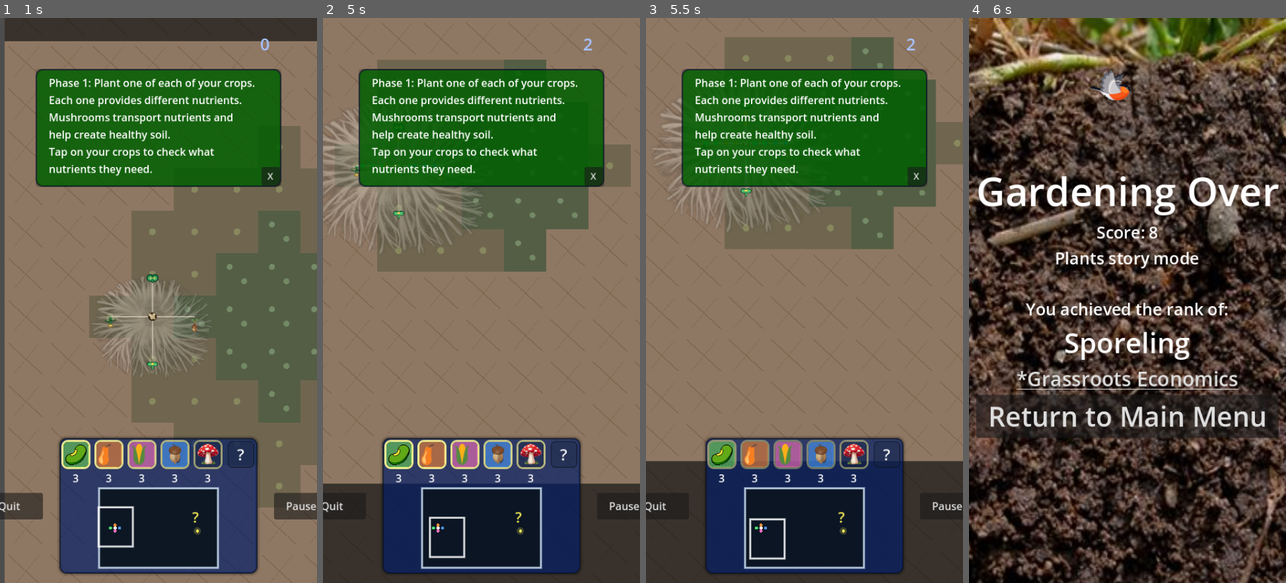
Above: before the commit, frames 1-4 (left to right).
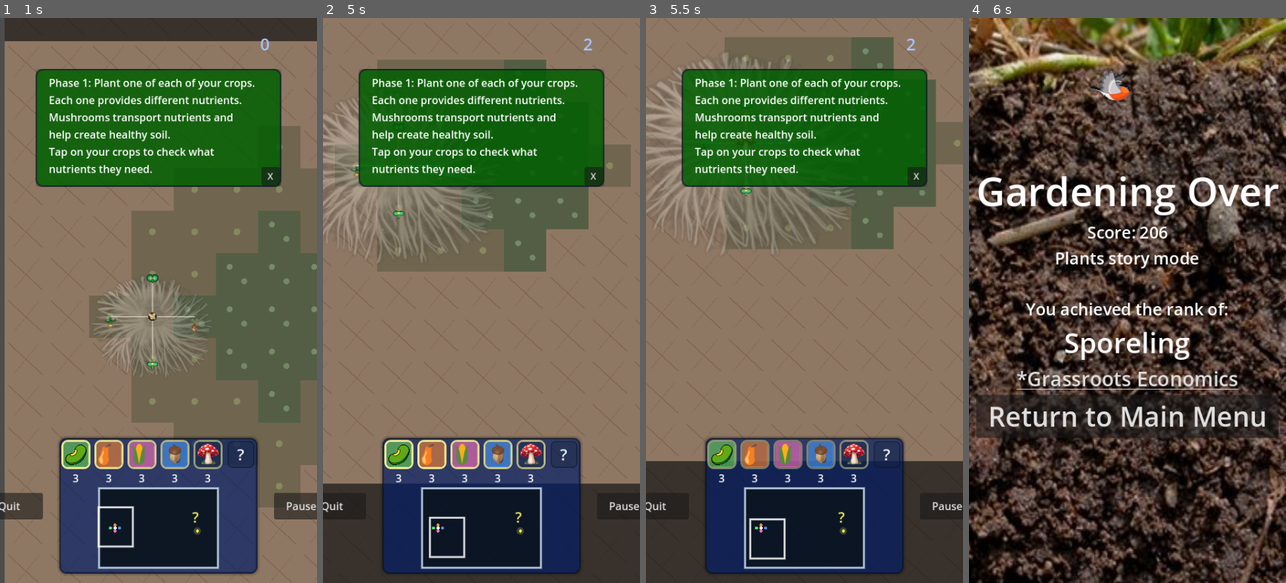
Above: after the commit, the same moments.

Repository: grassrootseconomics/mycofig
Game: Godot game, scene res://scenes/title_screen.tscn
The game is run twice, just before and just after one commit, with the same random seed, the same clock (stepped at 60 frames per second) and the same inputs.
Inputs (mouse positions are in pixels of both pictures, inside the frame that each line leads up to):
- Up to frame 1 (1 s): click "Story Mode" at 0.5 s
- Up to frame 2 (5 s): tap Enter at 1.25 s; drag from (481, 526) to (471, 300) at 1.27 s; drag from (418, 328) to (465, 413) at 2.02 s; move the mouse to (513, 176) at 2.77 s; hold Right (right) 2.78-3.5 s; tap D (cam_right) at 2.85 s; drag from (465, 413) to (386, 215) at 3.52 s; move the mouse to (576, 385) at 4.27 s; hold Left (left) from 4.28 s (still down); tap Space (shoot) at 4.35 s
- Up to frame 3 (5.5 s): release Left (left) at 5 s; drag from (709, 215) to (763, 164) at 5.02 s
- Up to frame 4 (6 s): move the mouse to (1143, 300) at 5.77 s; hold Down (down) from 5.78 s (still down); tap Q at 5.85 s; click (1143, 300) at 5.92 s

Frame 1 is identical in both runs. In frame 2, 1.3% of the frame differs, in the area x 0-54%, y 14-44%; in frame 3, 2.1%, in the area x 0-67%, y 6-42%; in frame 4, 0.3%.

Commit message:
m2: add centralized trade dispatch budgets and burst-safe emit paths

Diff:
--- a/global/global.gd
+++ b/global/global.gd
@@ -36,6 +36,13 @@
 var perf_tile_occupancy_queries = 0
 var perf_last_sample = {}
 var perf_run_metadata = {}
+var trade_dispatch_limit_enabled = true
+var trade_sender_rate_per_sec := 6.0
+var trade_sender_burst := 2.0
+var trade_link_rate_per_sec := 4.0
+var trade_link_burst := 1.0
+var _trade_sender_buckets: Dictionary = {}
+var _trade_link_buckets: Dictionary = {}
 
 
 
@@ -298,6 +305,7 @@
 	if is_mobile_platform:
 		# Smaller radius reduces partner scans and line churn on phones.
 		social_buddy_radius = 170
+	reset_trade_dispatch_budgets()
 
 
 func set_world_context(rect: Rect2, mode_id: String = "", scenario_id: String = "") -> void:
@@ -405,6 +413,79 @@
 			return 0.033
 
 
+func reset_trade_dispatch_budgets() -> void:
+	_trade_sender_buckets.clear()
+	_trade_link_buckets.clear()
+
+
+func _trade_sender_key(agent: Variant) -> String:
+	if not is_instance_valid(agent):
+		return ""
+	return str(int(agent.get_instance_id()))
+
+
+func _trade_link_key(from_agent: Variant, to_agent: Variant) -> String:
+	if not is_instance_valid(from_agent) or not is_instance_valid(to_agent):
+		return ""
+	return str(int(from_agent.get_instance_id()), "->", int(to_agent.get_instance_id()))
+
+
+func _refill_trade_bucket(store: Dictionary, key: String, rate_per_sec: float, burst: float, now_ms: int) -> Dictionary:
+	var tokens = maxf(burst, 0.0)
+	var last_ms = now_ms
+	if store.has(key):
+		var existing_variant = store.get(key, {})
+		if typeof(existing_variant) == TYPE_DICTIONARY:
+			var existing: Dictionary = existing_variant
+			tokens = float(existing.get("tokens", tokens))
+			last_ms = int(existing.get("last_ms", now_ms))
+	var elapsed_ms = maxi(now_ms - last_ms, 0)
+	var elapsed_sec = float(elapsed_ms) / 1000.0
+	tokens = minf(maxf(tokens + elapsed_sec * maxf(rate_per_sec, 0.0), 0.0), maxf(burst, 0.0))
+	var updated := {
+		"tokens": tokens,
+		"last_ms": now_ms
+	}
+	store[key] = updated
+	return updated
+
+
+func _consume_trade_bucket(store: Dictionary, key: String, rate_per_sec: float, burst: float, now_ms: int, cost: float = 1.0) -> bool:
+	var safe_cost = maxf(cost, 0.0)
+	if safe_cost <= 0.0:
+		return true
+	var updated = _refill_trade_bucket(store, key, rate_per_sec, burst, now_ms)
+	var tokens = float(updated.get("tokens", 0.0))
+	if tokens + 0.0001 < safe_cost:
+		return false
+	updated["tokens"] = maxf(tokens - safe_cost, 0.0)
+	store[key] = updated
+	return true
+
+
+func allow_trade_dispatch(from_agent: Variant, to_agent: Variant) -> bool:
+	if not trade_dispatch_limit_enabled:
+		return true
+	var sender_key = _trade_sender_key(from_agent)
+	if sender_key == "":
+		return true
+	var now_ms = Time.get_ticks_msec()
+	if not _consume_trade_bucket(_trade_sender_buckets, sender_key, trade_sender_rate_per_sec, trade_sender_burst, now_ms):
+		return false
+	var link_key = _trade_link_key(from_agent, to_agent)
+	if link_key == "":
+		return true
+	if _consume_trade_bucket(_trade_link_buckets, link_key, trade_link_rate_per_sec, trade_link_burst, now_ms):
+		return true
+	var sender_state_variant = _trade_sender_buckets.get(sender_key, {})
+	if typeof(sender_state_variant) == TYPE_DICTIONARY:
+		var sender_state: Dictionary = sender_state_variant
+		var sender_tokens = float(sender_state.get("tokens", 0.0))
+		sender_state["tokens"] = minf(sender_tokens + 1.0, maxf(trade_sender_burst, 0.0))
+		_trade_sender_buckets[sender_key] = sender_state
+	return false
+
+
 func perf_count_tile_occupancy_query() -> void:
 	perf_tile_occupancy_queries += 1
 
--- a/scenes/agent.gd
+++ b/scenes/agent.gd
@@ -1747,13 +1747,11 @@
 										if(assets[excess] <=0) :
 											print("WHAAAAAATTTTT:", assets )
 											print("excess:" , current_excess)
-										assets[excess] -= 1#amt_needed
-										bars[excess].value = assets[excess]
-										#print(excess_res, " value: ", bars[excess_res].value)
-										#bars[excess_res].update()
-										emit_signal("trade",path_dict)
-										logistics_ready = false
-										break
+										if _emit_trade_with_budget(path_dict):
+											assets[excess] -= 1#amt_needed
+											bars[excess].value = assets[excess]
+											logistics_ready = false
+											break
 										#trade.emit(path_dict)
 										#send what is in excess.
 
@@ -1836,6 +1834,17 @@
 	LevelHelpersRef.unregister_agent_occupancy(_get_level_root(), self)
 
 
+func _emit_trade_with_budget(path_dict: Dictionary) -> bool:
+	if typeof(path_dict) != TYPE_DICTIONARY:
+		return false
+	var from_agent = path_dict.get("from_agent", self)
+	var to_agent = path_dict.get("to_agent", null)
+	if not Global.allow_trade_dispatch(from_agent, to_agent):
+		return false
+	emit_signal("trade", path_dict)
+	return true
+
+
 func evaporate():
 
 	if assets["R"] > 0: #evaporate
@@ -1854,13 +1863,10 @@
 					"return_res": null,
 					"return_amt": 0,#amt_needed
 				}
-				#print(" .... sending a trade along, ", path_dict)
-				assets["R"] -= 1#amt_needed
-				bars["R"].value = assets["R"]
-				#print(excess_res, " value: ", bars[excess_res].value)
-				#bars[excess_res].update()
-				emit_signal("trade",path_dict)
-				break
+				if _emit_trade_with_budget(path_dict):
+					assets["R"] -= 1#amt_needed
+					bars["R"].value = assets["R"]
+					break
 
 
 
--- a/scenes/basket.gd
+++ b/scenes/basket.gd
@@ -84,10 +84,11 @@
 	var new_trade_queue = []
 	for trade in trade_queue:
 		if(assets[trade.trade_asset]>= trade.trade_amount):
-			assets[trade.trade_asset]-=trade.trade_amount
-			bars[trade.trade_asset].value = assets[trade.trade_asset]
-			emit_signal("trade",trade)
-
+			if _emit_trade_with_budget(trade):
+				assets[trade.trade_asset]-=trade.trade_amount
+				bars[trade.trade_asset].value = assets[trade.trade_asset]
+			else:
+				new_trade_queue.append(trade)
 		else:
 			new_trade_queue.append(trade)
 	trade_queue = new_trade_queue
@@ -150,13 +151,17 @@
 			if debug_mode:
 				print(" shuffle" )
 			var need_itter = 0
-			logistics_ready = false
+			var sent_trade := false
 			for child in trade_buddies: #children:
+				if sent_trade:
+					break
 				if(is_instance_valid(child)):
 					if child.type == 'myco' and child.name != self.name:
 						if debug_mode:
 							print(" child found: ", child.name )
 						for excess in keys_e:
+							if sent_trade:
+								break
 							if(child.assets.get(excess) != null):
 								if current_excess[excess] > 0 and assets[excess] > needs[excess] and child.assets[excess]<child.needs[excess]:
 									var path_dict = {
@@ -171,13 +176,11 @@
 									}
 									if debug_mode:
 										print(" .... sending a trade along, ", path_dict)
-									#print(" .... sending a trade along, ", path_dict)
-									assets[excess] -= 1#amt_needed
-									bars[excess].value = assets[excess]
-									#print(excess_res, " value: ", bars[excess_res].value)
-									#bars[excess_res].update()
-									emit_signal("trade",path_dict)
-									#
+									if _emit_trade_with_budget(path_dict):
+										assets[excess] -= 1#amt_needed
+										bars[excess].value = assets[excess]
+										logistics_ready = false
+										sent_trade = true
 									#break
 									#trade.emit(path_dict)
 									#send what is in excess.
@@ -311,9 +314,11 @@
 							"return_amt": null
 						}
 						if(assets[trade.return_asset]>= return_amount):
-							assets[trade.return_asset]-=return_amount
-							bars[trade.return_asset].value = assets[trade.return_asset]
-							emit_signal("trade",path_dict)
+							if _emit_trade_with_budget(path_dict):
+								assets[trade.return_asset]-=return_amount
+								bars[trade.return_asset].value = assets[trade.return_asset]
+							else:
+								trade_queue.append(path_dict)
 						else: #add to queue
 							trade_queue.append(path_dict)
 				else:
--- a/scenes/myco.gd
+++ b/scenes/myco.gd
@@ -487,13 +487,17 @@
 
 			if debug_mode:
 				print(" shuffle" )
-			logistics_ready = false
+			var sent_trade := false
 			for child in trade_buddies:
+				if sent_trade:
+					break
 				if(is_instance_valid(child)):
 					if child.type == 'myco' and child.name != self.name:
 						if debug_mode:
 							print(" child found: ", child.name )
 						for excess in keys_e:
+							if sent_trade:
+								break
 							if current_excess[excess] > 0 and assets[excess] > needs[excess] and child.assets[excess] < child.needs[excess]:
 								var path_dict = {
 									"from_agent": self,
@@ -507,9 +511,11 @@
 								}
 								if debug_mode:
 									print(" .... sending a trade along, ", path_dict)
-								assets[excess] -= 1
-								bars[excess].value = assets[excess]
-								emit_signal("trade", path_dict)
+								if _emit_trade_with_budget(path_dict):
+									assets[excess] -= 1
+									bars[excess].value = assets[excess]
+									logistics_ready = false
+									sent_trade = true
 
 
 func draw_selected_box():
@@ -562,9 +568,9 @@
 						"return_amt": null
 					}
 					if (assets[trade.return_asset] >= return_amount):
-						assets[trade.return_asset] -= return_amount
-						bars[trade.return_asset].value = assets[trade.return_asset]
-						emit_signal("trade", path_dict)
+						if _emit_trade_with_budget(path_dict):
+							assets[trade.return_asset] -= return_amount
+							bars[trade.return_asset].value = assets[trade.return_asset]
 			trade.call_deferred("queue_free")
 		else:
 			print("Error myco without asset:", trade.asset, assets)
--- a/scenes/socialagent.gd
+++ b/scenes/socialagent.gd
@@ -266,15 +266,12 @@
 												}
 												if debug_mode:
 													print(" .... sending a trade along, ")
-												#print(" .... sending a trade along, ", path_dict)
-												assets[excess] -= 1#amt_needed
-												bars[excess].value = assets[excess]
-												#print(excess_res, " value: ", bars[excess_res].value)
-												#bars[excess_res].update()
-												emit_signal("trade",path_dict)
-												logistics_ready = false
-												is_trading = true
-												break
+												if _emit_trade_with_budget(path_dict):
+													assets[excess] -= 1#amt_needed
+													bars[excess].value = assets[excess]
+													logistics_ready = false
+													is_trading = true
+													break
 												#trade.emit(path_dict)
 												#send what is in excess.
 
